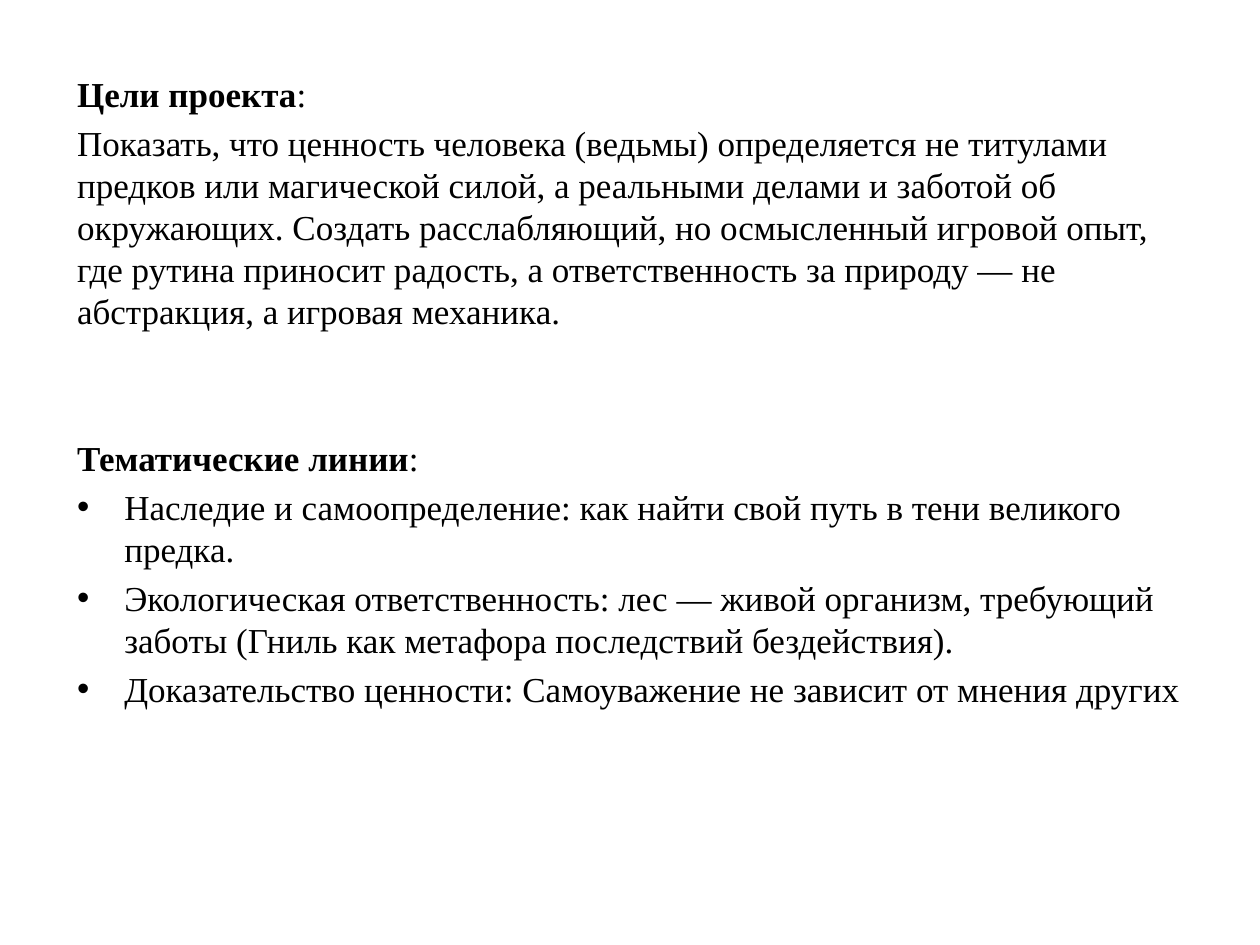
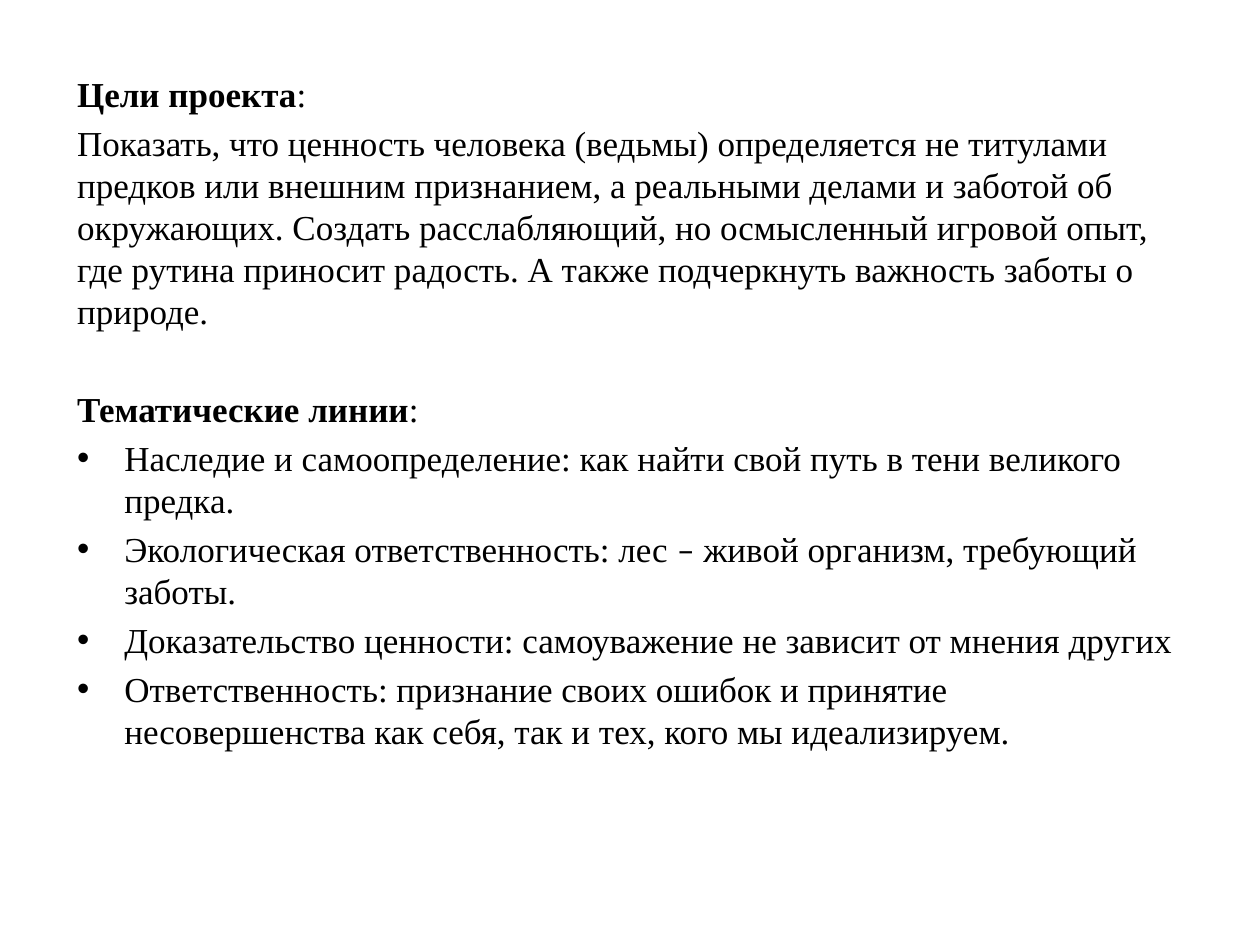
Before and after one commit to Sofiya-Chiffa/homeworks, a slide deck: slide 6 of жильцова презентация.pptx. Drawn at 1260x945 pixels with LibreOffice and Linux fonts; fonts in the diff are those of the drawing. Boxes give left, top, right and bottom in pixels: in the first picture for what was removed or moved away, otherwise in the second. Text is boxed around its words. In the diff, an @@ line names an element or a change of style, - is before the commit and + after.

```diff
--- a/жильцова презентация.pptx
+++ b/жильцова презентация.pptx
@@ text at (77,132,1147,331): text changed @@
-Показать, что ценность человека (ведьмы) определяется не титулами предков или магической силой, а реальными делами и заботой об окружающих. Создать расслабляющий, но осмысленный игровой опыт, где рутина приносит радость, а ответственность за природу — не абстракция, а игровая механика.
+Показать, что ценность человека (ведьмы) определяется не титулами предков или внешним признанием, а реальными делами и заботой об окружающих. Создать расслабляющий, но осмысленный игровой опыт, где рутина приносит радость. А также подчеркнуть важность заботы о природе.
@@ text at (124,537,1172,751): text changed @@
-• Экологическая ответственность: лес — живой организм, требующий заботы (Гниль как метафора последствий бездействия).
-• Доказательство ценности: Самоуважение не зависит от мнения других
+• Экологическая ответственность: лес – живой организм, требующий заботы.
+• Доказательство ценности: самоуважение не зависит от мнения других
+• Ответственность: признание своих ошибок и принятие несовершенства как себя, так и тех, кого мы идеализируем.
```
Also in this commit, not shown: 7 other slides changed.
